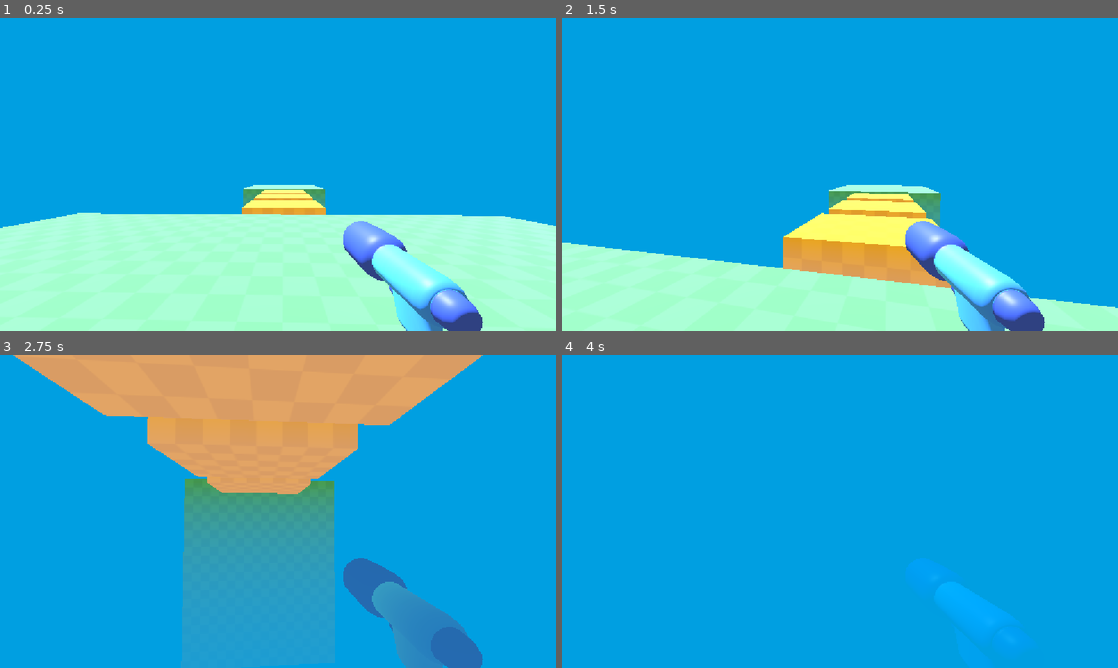
Above: before the commit, frames 1-4 (two rows, left to right).
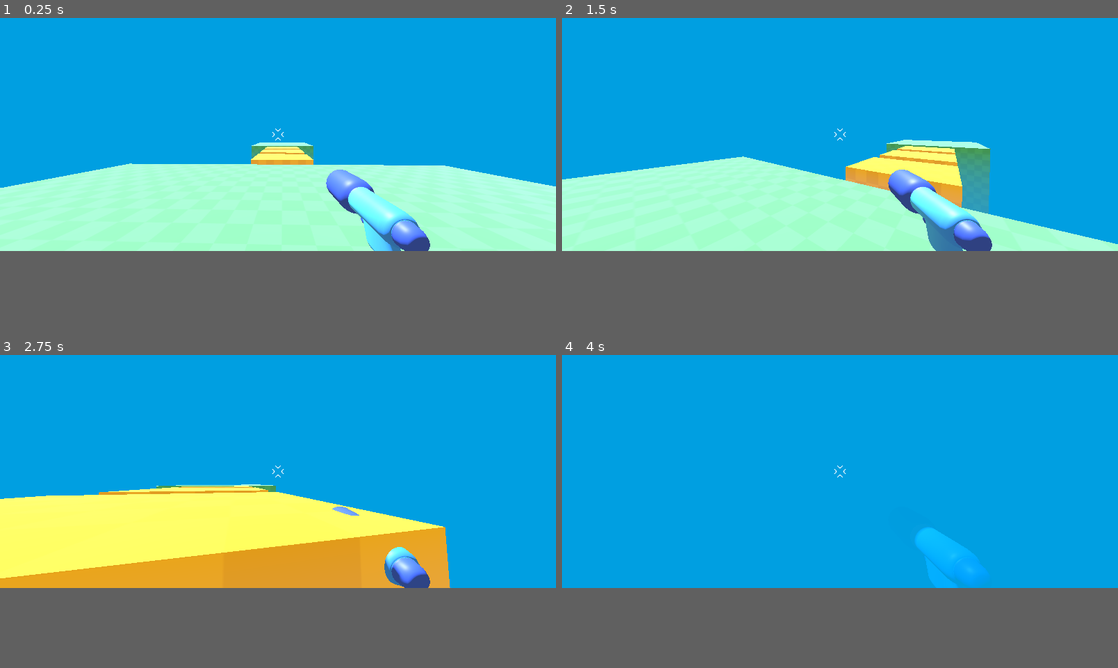
Above: after the commit, the same moments.

Repository: aloepker/first-practice-3d-game-project
Game: Godot game, scene res://level/temporary_level.tscn
Same seed, same stepped clock (60 frames per second), same inputs: the game is played once before the commit and once after it.
Inputs (mouse positions are in pixels of both pictures, inside the frame that each line leads up to):
- Up to frame 1 (0.25 s): no input
- Up to frame 2 (1.5 s): tap Enter at 0.5 s; move the mouse to (867, 174) at 0.52 s; hold W (move_forward) from 0.53 s (still down); tap Space (jump) at 0.77 s; move the mouse to (812, 174) at 1.27 s
- Up to frame 3 (2.75 s): keep holding W (move_forward); tap Space (jump) at 1.52 s; move the mouse to (289, 505) at 2.02 s
- Up to frame 4 (4 s): keep holding W (move_forward); move the mouse to (834, 517) at 2.77 s; tap Space (jump) at 3.02, 3.77 s; move the mouse to (878, 514) at 3.52 s
The window is 800x450 before the commit and 800x335 after it. Grey fills any space a smaller window leaves; there, only what the larger window draws over its background counts as a difference.

The runs differ from the first frame. In frame 1, 21% of the frame differs, in the area x 0-100%, y 35-100%; in frame 2, 45%; in frame 3, 55%, in the area x 0-87%, y 0-100%; in frame 4, 1.9%.

Commit message:
added reticle to player character and adjusted the games running resolution to fit my ultrawide monitor

Diff:
--- a/player/player.tscn
+++ b/player/player.tscn
@@ -2,6 +2,7 @@
 
 [ext_resource type="PackedScene" uid="uid://k1odr8a35n14" path="res://player/simple_gun/gun_model.glb" id="1_oul6g"]
 [ext_resource type="Script" uid="uid://qxb65hlqpxtb" path="res://player/player.gd" id="1_rkbax"]
+[ext_resource type="Texture2D" uid="uid://3mbehoxhni3l" path="res://player/reticle.png" id="3_g1dw6"]
 
 [sub_resource type="CapsuleShape3D" id="CapsuleShape3D_fdjtx"]
 
@@ -19,3 +20,18 @@
 [node name="gun_model" parent="Camera3D" unique_id=776835504 instance=ExtResource("1_oul6g")]
 unique_name_in_owner = true
 transform = Transform3D(-0.37, 0, 1.13246855e-07, 0, 0.364, 0, -5.5868448e-08, 0, -0.75, 0.5, -0.4, -0.853)
+
+[node name="Reticle" type="TextureRect" parent="." unique_id=351028195]
+anchors_preset = 8
+anchor_left = 0.5
+anchor_top = 0.5
+anchor_right = 0.5
+anchor_bottom = 0.5
+offset_left = -39.0
+offset_top = -39.0
+offset_right = 39.0
+offset_bottom = 39.0
+grow_horizontal = 2
+grow_vertical = 2
+texture = ExtResource("3_g1dw6")
+expand_mode = 1
--- a/project.godot
+++ b/project.godot
@@ -17,7 +17,10 @@
 
 [display]
 
-window/stretch/mode="canvas_items"
+window/size/viewport_width=3440
+window/size/viewport_height=1440
+window/size/mode=3
+window/stretch/mode="viewport"
 window/stretch/aspect="expand"
 
 [input]
